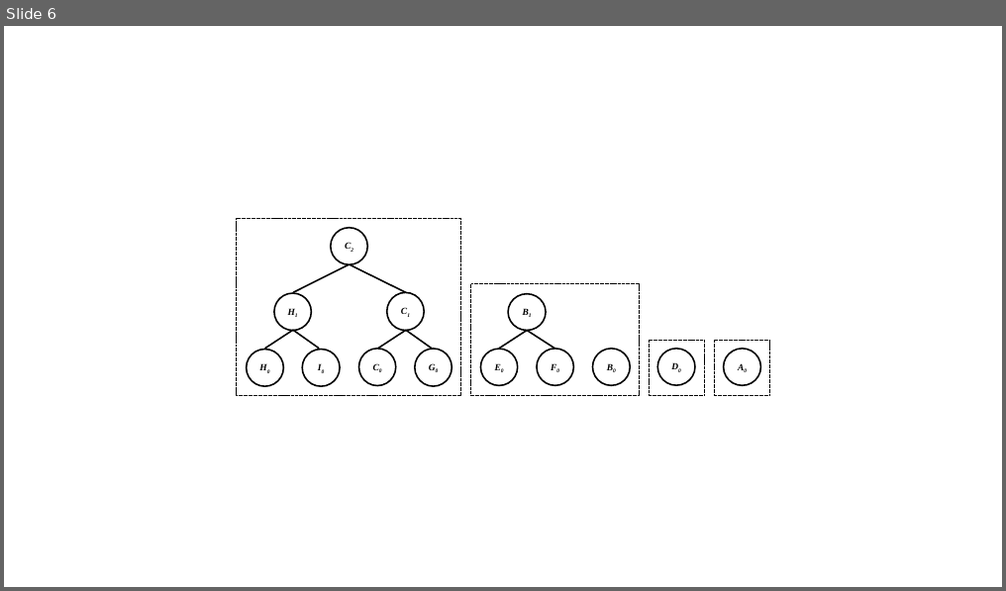
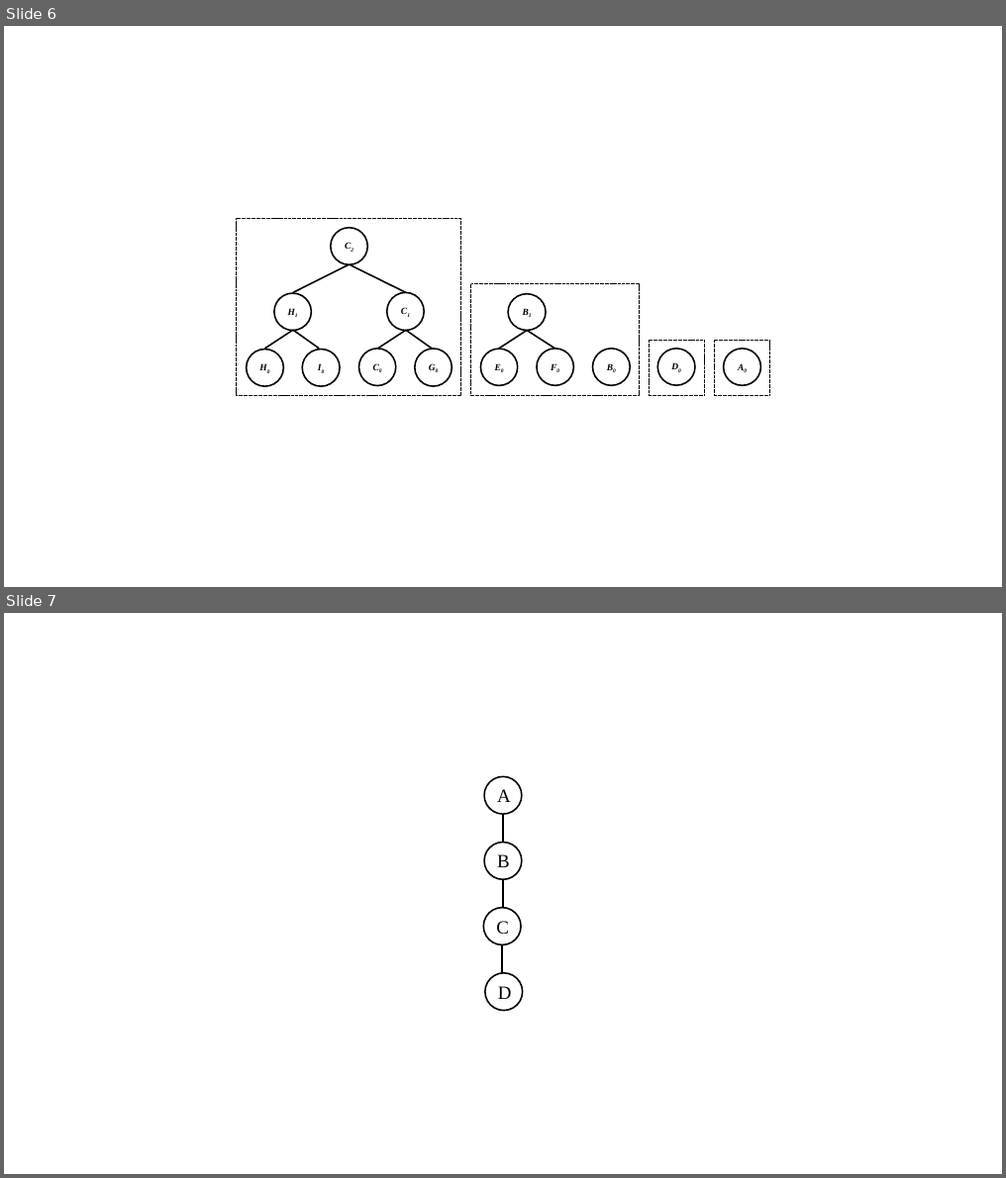
Before and after one commit to kavitshah8/thesis-, a slide deck: images/pics.pptx. Shown one above the other, each under a label of ours: slide 6 before the commit, slides 6 and 7 after it. The pictures are 1006x591 and 1006x1178 pixels, drawn with LibreOffice and Linux fonts; fonts in the diff are those of the drawing. Boxes give left, top, right and bottom in pixels: in the first picture for what was removed or moved away, otherwise in the second. Text is boxed around its words. In the diff, an @@ line names an element or a change of style, - is before the commit and + after.

```diff
--- a/images/pics.pptx
+++ b/images/pics.pptx
@@ slide 7 added at (4, 613, 1002, 1174), background #FFFFFF @@
@@ ellipse added at (484, 777, 522, 814), outline #000000 1.5 pt, 18 pt, text #000000 @@
+A
@@ line added from (503, 842) to (503, 814), #000000 1.5 pt @@
@@ ellipse added at (484, 842, 522, 879), outline #000000 1.5 pt, 18 pt, text #000000 @@
+B
@@ line added from (503, 908) to (503, 879), #000000 1.5 pt @@
@@ ellipse added at (484, 908, 522, 946), outline #000000 1.5 pt, 18 pt, text #000000 @@
+C
@@ line added from (503, 973) to (503, 946), #000000 1.5 pt @@
@@ ellipse added at (485, 973, 523, 1011), outline #000000 1.5 pt, 18 pt, text #000000 @@
+D
```
Also in this commit, not shown: 2 other slides added, 7 other files.
